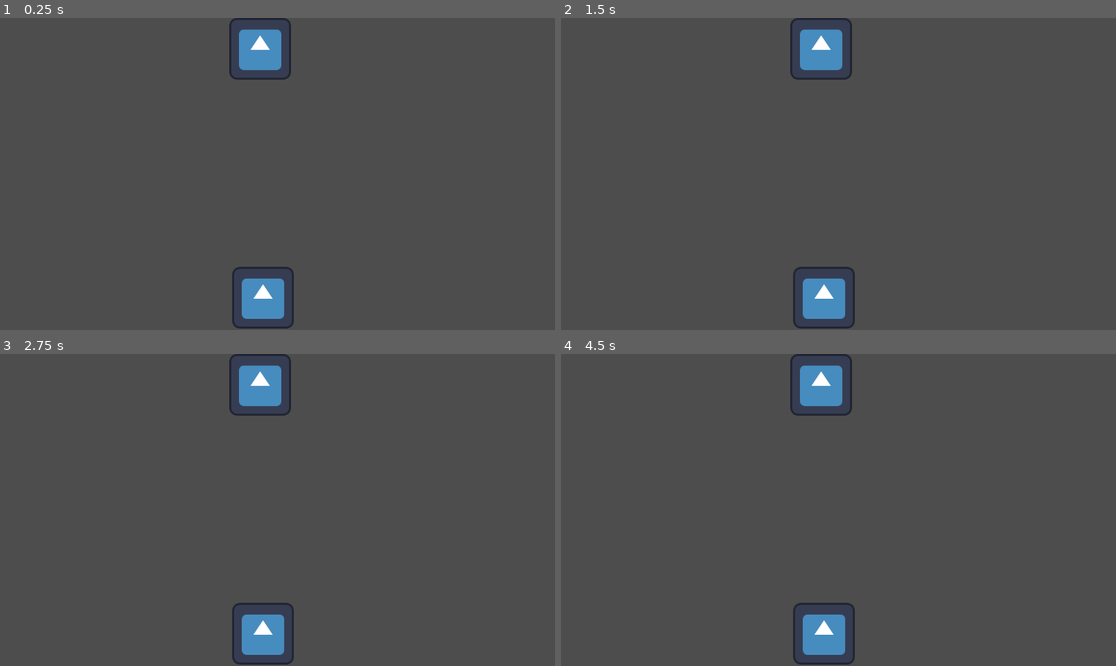
Above: before the commit, frames 1-4 (two rows, left to right).
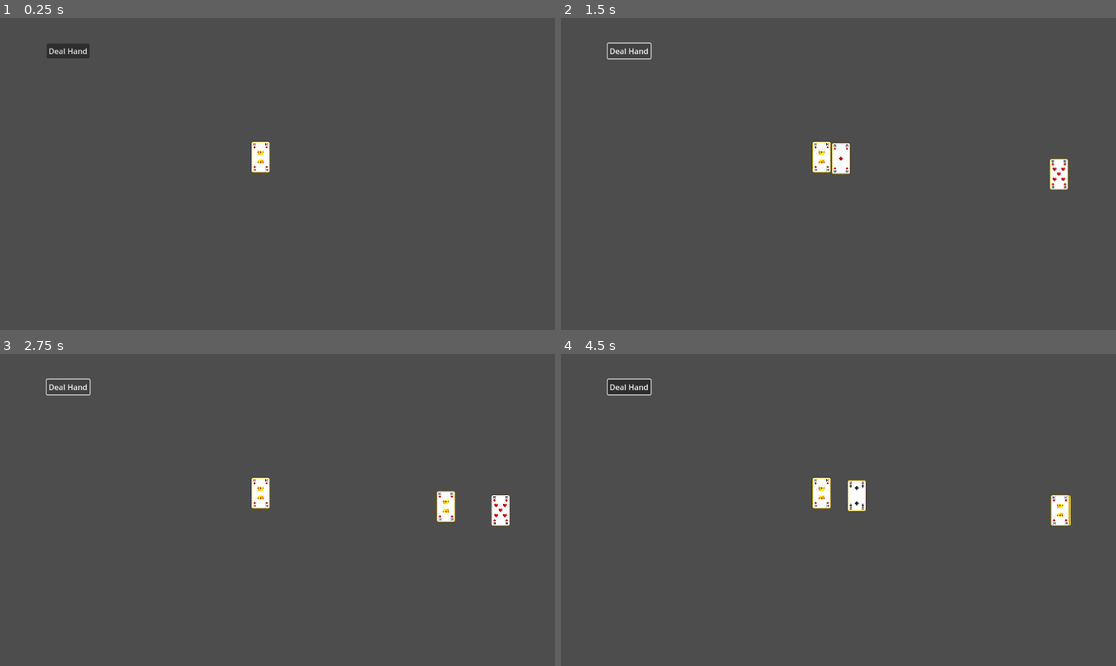
Above: after the commit, the same moments.

Repository: gneeqo/CardInterface2
Game: Godot game, scene res://Game Logic/Scenes/main.tscn
Two runs of this game, one before a commit and one after it. Both use one fixed random seed, a clock stepped at 60 frames per second and the inputs below. The engine's default icon, where the game draws it, is replaced by a stand-in: a white triangle on a blue panel in a dark square.
Inputs (mouse positions are in pixels of both pictures, inside the frame that each line leads up to):
- Up to frame 1 (0.25 s): no input
- Up to frame 2 (1.5 s): click (627, 52) at 0.5 s, where only the run after the commit has a clickable "Deal Hand"; click (627, 52) at 1.25 s, where only the run after the commit has a clickable "Deal Hand"
- Up to frame 3 (2.75 s): click (66, 388) at 2 s, where only the run after the commit has a clickable "Deal Hand"
- Up to frame 4 (4.5 s): move the mouse to (960, 494) at 2.77 s; tap A (Automate) at 2.85, 4.35 s; tap Enter at 3.5 s; move the mouse to (727, 525) at 3.52 s; click (727, 525) at 3.6 s; tap Space at 4.25 s; move the mouse to (894, 441) at 4.27 s

The runs differ from the first frame. In frame 1, 3.2% of the frame differs, in the area x 8-53%, y 0-100%; in frame 2, 3.7%; in frame 3, 3.7%; in frame 4, 4.0%, in the area x 8-92%, y 0-100%.

Commit message:
card sending stuff

Diff:
--- a/Base Objects/level_loader.gd
+++ b/Base Objects/level_loader.gd
@@ -25,9 +25,6 @@
 			load_main_menu()
 		elif menu_done_moving and menu_active and not InputProcessor.automating:
 			dispose_main_menu()
-
-
-
 
 
 func load_scene_at_index(index:int):
--- a/Factories/action_factory.gd
+++ b/Factories/action_factory.gd
@@ -1,4 +1,37 @@
 class_name ActionFactory extends Node
 
 
-static func translate_to(location:Vector2,duration:float,eased:bool = true, ease_type:EaseType blocking:bool = false,looping:bool = false, oscillating:bool = false,)
+
+static func translate_to(location:Vector2,duration:float,\
+eased:bool = true, ease_type:Action.EaseType = Action.EaseType.easeInOutSine,\
+ drift:float = 0 ,blocking:bool = false,looping:bool = false, oscillating:bool = false)->Translate:
+	var newAction = Translate.new()
+
+	newAction.target = location
+	newAction.drift = drift
+	newAction.duration = duration
+	newAction.eased = eased
+	newAction.ease_type = ease_type
+	newAction.blocking = blocking
+	newAction.looping = looping
+	newAction.oscillating = oscillating
+
+
+	return newAction
+
+static func callback(function:Callable,duration:float = 0.01,\
+eased:bool = false, ease_type:Action.EaseType = Action.EaseType.easeInOutSine,\
+ blocking:bool = false,looping:bool = false, oscillating:bool = false)->Callback:
+	var newAction = Callback.new()
+
+	newAction.function = function
+
+	newAction.duration = duration
+	newAction.eased = eased
+	newAction.ease_type = ease_type
+	newAction.blocking = blocking
+	newAction.looping = looping
+	newAction.oscillating = oscillating
+
+
+	return newAction
--- a/Factories/behavior_factory.gd
+++ b/Factories/behavior_factory.gd
@@ -1 +1,10 @@
-extends Node
+class_name BehaviorFactory extends Node
+
+static func translate_then_callback(function:Callable,location:Vector2, duration:float , drift:float = 0 ,\
+ eased:bool = true, ease_type:Action.EaseType = Action.EaseType.easeInOutSine) -> Executor:
+	var new_executor = ExecAutoActivate.new()
+	new_executor.add_child(ActionFactory.translate_to(location,duration,true,ease_type,drift,true))
+	new_executor.add_child(ActionFactory.callback(function))
+
+
+	return new_executor
--- a/Game Logic/Scenes/Play Spaces/two_players.tscn
+++ b/Game Logic/Scenes/Play Spaces/two_players.tscn
@@ -1,13 +1,63 @@
-[gd_scene load_steps=2 format=3 uid="uid://bsibegt71rbqt"]
+[gd_scene load_steps=5 format=3 uid="uid://bsibegt71rbqt"]
 
-[ext_resource type="Texture2D" uid="uid://0q4s3fxiwybl" path="res://icon.svg" id="1_g3bv0"]
+[ext_resource type="Script" uid="uid://duix2ylp10g3r" path="res://Game Logic/Scripts/referee.gd" id="1_eodvt"]
+[ext_resource type="Script" uid="uid://y2q4a2aj6rf6" path="res://Game Logic/Scripts/card_player.gd" id="1_g3bv0"]
+[ext_resource type="Script" uid="uid://dcs26qvxhplgt" path="res://Game Logic/Scripts/Card Groups/card_group.gd" id="2_mtfjg"]
+[ext_resource type="Script" uid="uid://blir3brgd8gff" path="res://Game Logic/Scripts/Card Groups/deck.gd" id="2_rfg22"]
 
 [node name="TwoPlayers" type="Node2D"]
 
-[node name="Sprite2D" type="Sprite2D" parent="."]
-position = Vector2(546, 581)
-texture = ExtResource("1_g3bv0")
+[node name="referee" type="Node" parent="." node_paths=PackedStringArray("players", "deck")]
+script = ExtResource("1_eodvt")
+players = [NodePath("../P1"), NodePath("../P2")]
+deck = NodePath("../Deck")
+metadata/_custom_type_script = "uid://duix2ylp10g3r"
 
-[node name="Sprite2D2" type="Sprite2D" parent="."]
-position = Vector2(540, 64)
-texture = ExtResource("1_g3bv0")
+[node name="Button" type="Button" parent="referee"]
+offset_left = 97.0
+offset_top = 53.0
+offset_right = 186.0
+offset_bottom = 84.0
+text = "Deal Hand
+"
+
+[node name="Deck" type="Node2D" parent="."]
+position = Vector2(541, 289)
+script = ExtResource("2_rfg22")
+metadata/_custom_type_script = "uid://blir3brgd8gff"
+
+[node name="P1" type="Node2D" parent="." node_paths=PackedStringArray("winnings_pile", "hand")]
+position = Vector2(496, 602)
+script = ExtResource("1_g3bv0")
+winnings_pile = NodePath("P1Winnings")
+hand = NodePath("P1Hand")
+metadata/_custom_type_script = "uid://y2q4a2aj6rf6"
+
+[node name="P1Hand" type="Node2D" parent="P1"]
+position = Vector2(0, -1)
+script = ExtResource("2_mtfjg")
+metadata/_custom_type_script = "uid://dcs26qvxhplgt"
+
+[node name="P1Winnings" type="Node2D" parent="P1"]
+position = Vector2(116, -2)
+script = ExtResource("2_mtfjg")
+metadata/_custom_type_script = "uid://dcs26qvxhplgt"
+
+[node name="P2" type="Node2D" parent="." node_paths=PackedStringArray("winnings_pile", "hand")]
+position = Vector2(498, 37)
+script = ExtResource("1_g3bv0")
+winnings_pile = NodePath("P2Winnings")
+hand = NodePath("P2Hand")
+metadata/_custom_type_script = "uid://y2q4a2aj6rf6"
+
+[node name="P2Hand" type="Node2D" parent="P2"]
+position = Vector2(0, -1)
+script = ExtResource("2_mtfjg")
+metadata/_custom_type_script = "uid://dcs26qvxhplgt"
+
+[node name="P2Winnings" type="Node2D" parent="P2"]
+position = Vector2(116, 3)
+script = ExtResource("2_mtfjg")
+metadata/_custom_type_script = "uid://dcs26qvxhplgt"
+
+[connection signal="pressed" from="referee/Button" to="referee" method="_on_button_pressed"]
--- a/Game Logic/Scripts/Card Groups/card_group.gd
+++ b/Game Logic/Scripts/Card Groups/card_group.gd
@@ -7,21 +7,31 @@
 ##includes cards which are being sent
 var num_cards : int = 0
 
-func _add_card(target:Card):
-	cards_in_group.push_back(target)
+func _add_card(payload:Card):
+	cards_in_group.push_back(payload)
+	payload.owning_group = self
+	add_child(payload)
 
-func receive_card(target:Card):
+func receive_card(payload:Card):
 	num_cards +=1
+	_add_card(payload)
 
-func send_card(target:Card):
+
+func send_card(payload:Card,target:CardGroup):
 	num_cards -=1
+	cards_in_group.erase(payload)
 	_update_card_positions()
+	payload.send_to(target)
 
 func _update_card_positions():
 	pass
 
 func _new_card_offset()->Vector2:
-	return position
+	return global_position
 
 func _new_card_rotation()->float:
-	return 0
+	return global_rotation
+
+func random_card()->Card:
+	var rng = RandomNumberGenerator.new()
+	return cards_in_group[randi_range(0,cards_in_group.size()-1)]
--- a/Game Logic/Scripts/Card Groups/deck.gd
+++ b/Game Logic/Scripts/Card Groups/deck.gd
@@ -1 +1,7 @@
 class_name Deck extends CardGroup
+
+
+func spawn_cards():
+	for i in range(0,13):
+		for j in range (0,4):
+			_add_card(Card.create(i,j))
--- a/Game Logic/Scripts/card.gd
+++ b/Game Logic/Scripts/card.gd
@@ -35,6 +35,12 @@
 	return new_card
 
 
+func send_to(target:CardGroup):
+	var receiving_function = Callable(target,"receive_card").bind(self)
+	add_child(BehaviorFactory.translate_then_callback(receiving_function,target._new_card_offset(),1))
+	in_transit = true
+
+
 
 # Called when the node enters the scene tree for the first time.
 func _init():
@@ -44,7 +50,7 @@
 	textures.push_back(diamonds_tex)
 
 	for i in range(0,4):
-		for j in range(0,13):
+		for j in range(1,14):
 			match i:
 				0:
 					textures[i].push_back(load("res://Assets/Sprites/Spades "+str(j)+".png"))
--- a/Game Logic/Scripts/card_player.gd
+++ b/Game Logic/Scripts/card_player.gd
@@ -1,8 +1,6 @@
-class_name CardPlayer extends Node
+class_name CardPlayer extends Node2D
 
 @export var is_human : bool = false
 
-@export var winnings_location : Node2D
-
-var hand : Array[Card]
-var winnings : Array[Card]
+@export var winnings_pile : CardGroup
+@export var hand : CardGroup
--- a/Game Logic/Scripts/referee.gd
+++ b/Game Logic/Scripts/referee.gd
@@ -1,7 +1,12 @@
 class_name referee extends Node
 
-@export var players : CardPlayer
+@export var players : Array[CardPlayer]
 @export var deck : Deck
 @export var hand_size : int = 1
 
 var trick : Array[Card]
+
+func _ready():
+	deck.spawn_cards()
+func _on_button_pressed() -> void:
+	deck.send_card(deck.random_card(),players[1].hand)
